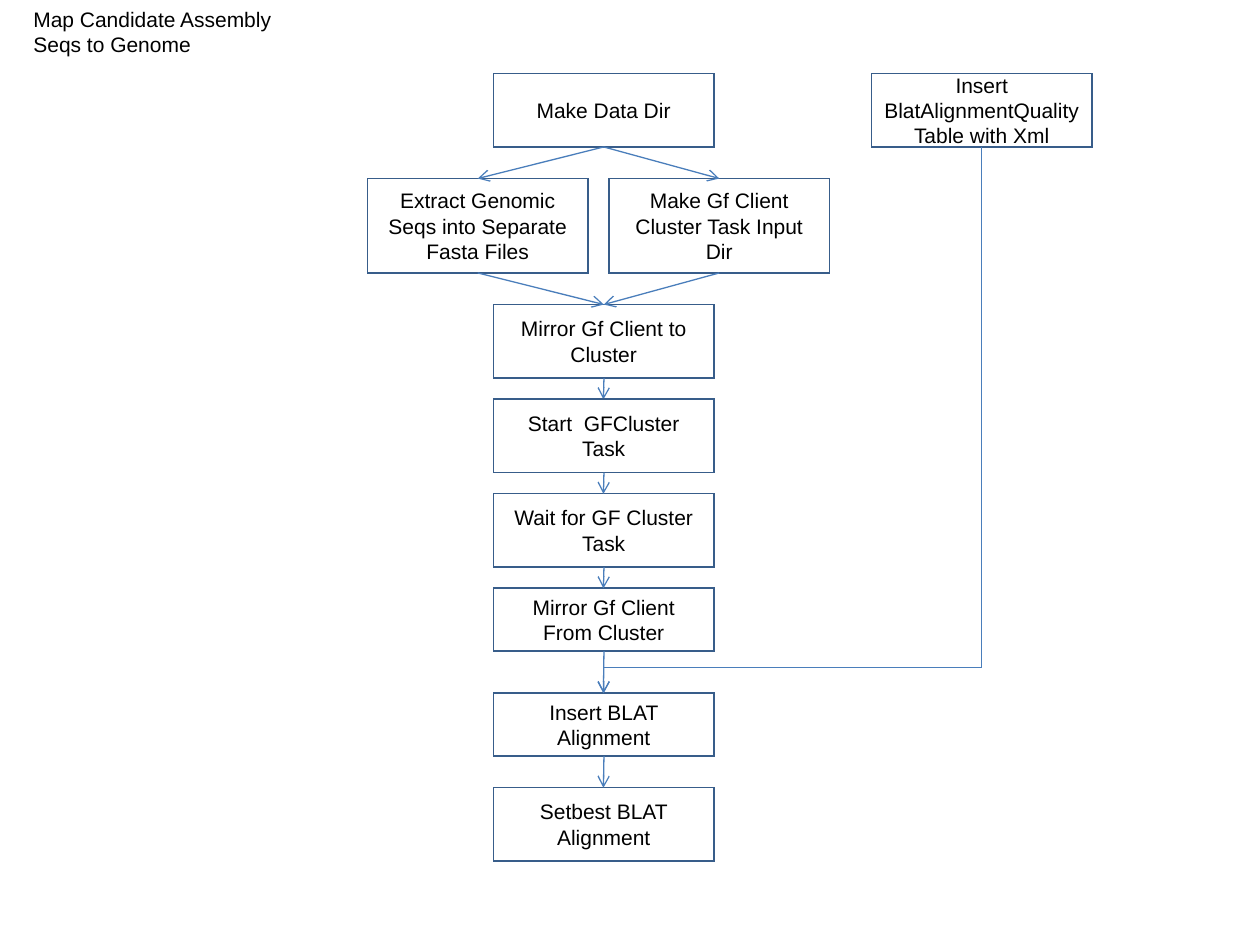
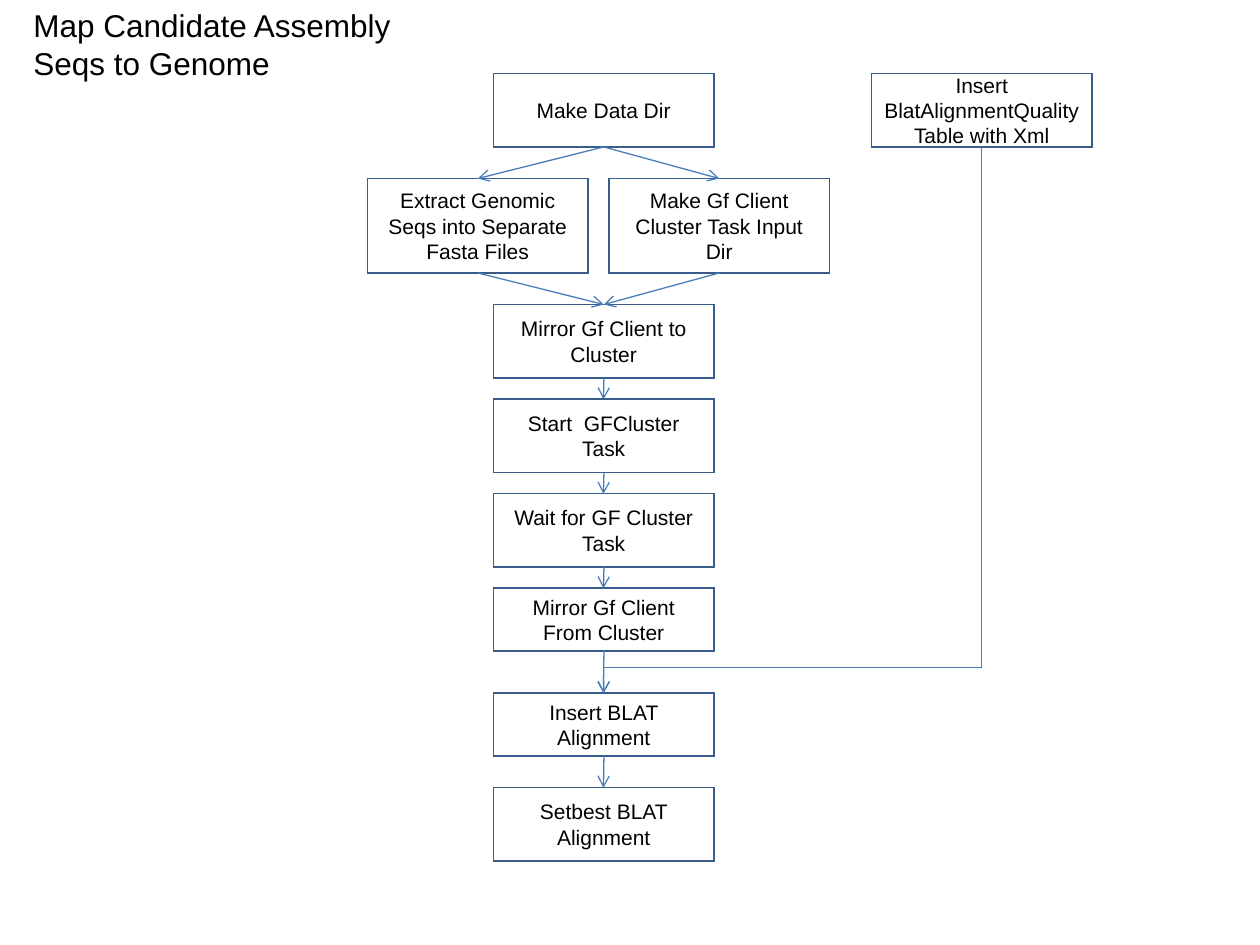
Before and after one commit to VEuPathDB/ApiCommonData, a slide deck: slide 11 of Load/doc/workflow/AnalysisWorkflow.ppt (slide 12 before the commit). Drawn at 1260x945 pixels with LibreOffice and Linux fonts; fonts in the diff are those of the drawing. Boxes give left, top, right and bottom in pixels: in the first picture for what was removed or moved away, otherwise in the second. Text is boxed around its words. In the diff, an @@ line names an element or a change of style, - is before the commit and + after.

```diff
--- a/Load/doc/workflow/AnalysisWorkflow.ppt
+++ b/Load/doc/workflow/AnalysisWorkflow.ppt
@@ text "Map Candidate Assembly" at <box>33,14,390,81</box>: size 12 to 18 pt @@
```
Also in this commit, not shown: 11 other slides changed, 3 slides added, 3 slides removed.
